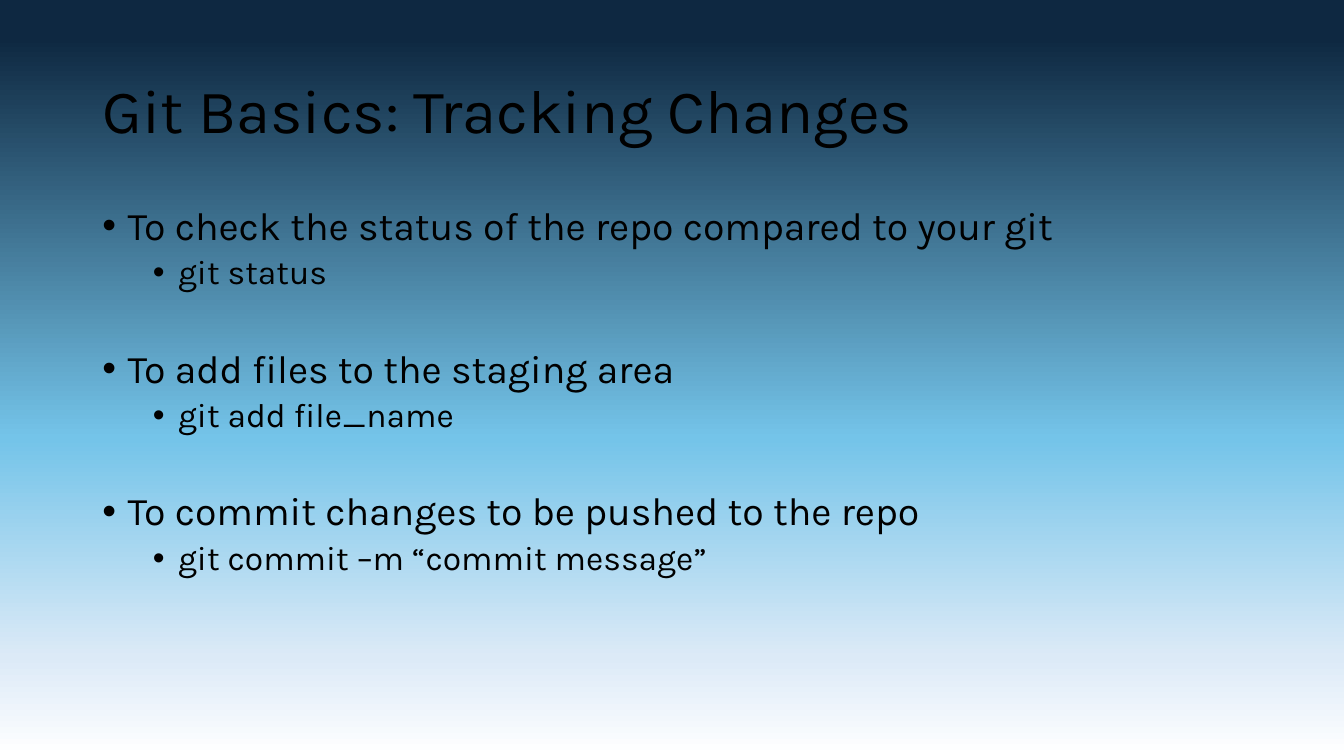
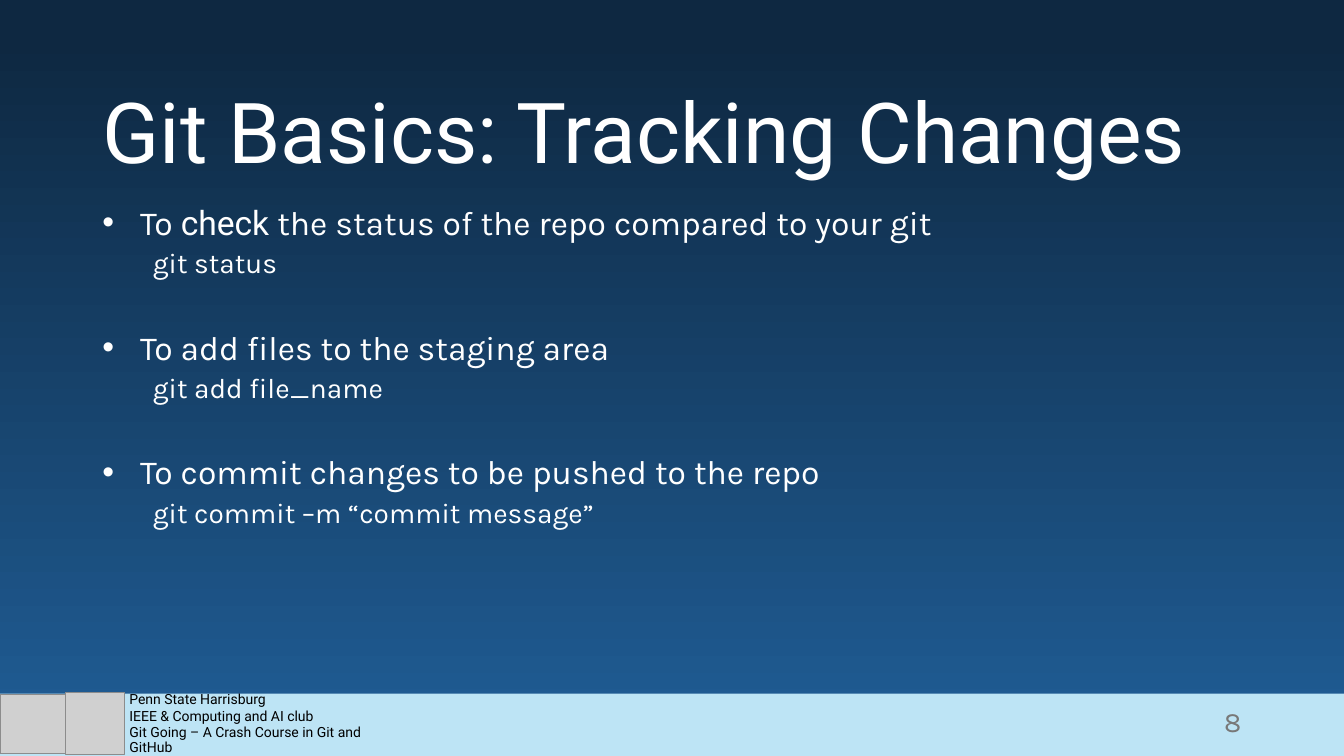
Before and after one commit to Blizzartnaut/GitHub-Tut, a slide deck: slide 8 of GitHub Basics.pptx. Drawn at 1344x756 pixels with LibreOffice and Linux fonts; fonts in the diff are those of the drawing; grey boxes stand for pictures. Boxes give left, top, right and bottom in pixels: in the first picture for what was removed or moved away, otherwise in the second. Text is boxed around its words. In the diff, an @@ line names an element or a change of style, - is before the commit and + after.

Commit message:
Styles suggestion

```diff
--- a/GitHub Basics.pptx
+++ b/GitHub Basics.pptx
@@ background gradient #0E2841 to #74C4E9 to #DCEAF7 to #FFFFFF to gradient #0E2841 to #205E97 @@
@@ text "Git Basics: Tracking Changes" at [102, 100, 1186, 181]: size 44 to 60 pt, font Karla to Roboto, text colour #000000 to #FFFFFF; vertical alignment middle to bottom @@
@@ text "To check the status of ..." at [140, 209, 932, 530]: size 28 to 24 pt in "To check the status of the repo ...", "To add files to the staging area", "To commit changes to be pushed to ..."; font Karla to Roboto in "check"; text colour #000000 to #FFFFFF; size 24 to 20 pt in "git status", "git add file_name", "git commit –m “commit message”"; indent changed; bullet • to none @@
@@ rectangle added at [0, 694, 1344, 756], fill #BDE4F5 @@
@@ picture added at [0, 695, 66, 754] @@
@@ picture added at [66, 693, 124, 755] @@
@@ text added at [129, 691, 361, 752], 10 pt, text #000000 @@
+Penn State Harrisburg
+IEEE & Computing and AI club
+Git Going – A Crash Course in Git and GitHub
@@ page number added at [1224, 714, 1241, 732], 20 pt, text #797979 @@
+8
```
Also in this commit, not shown: 12 other slides changed.
